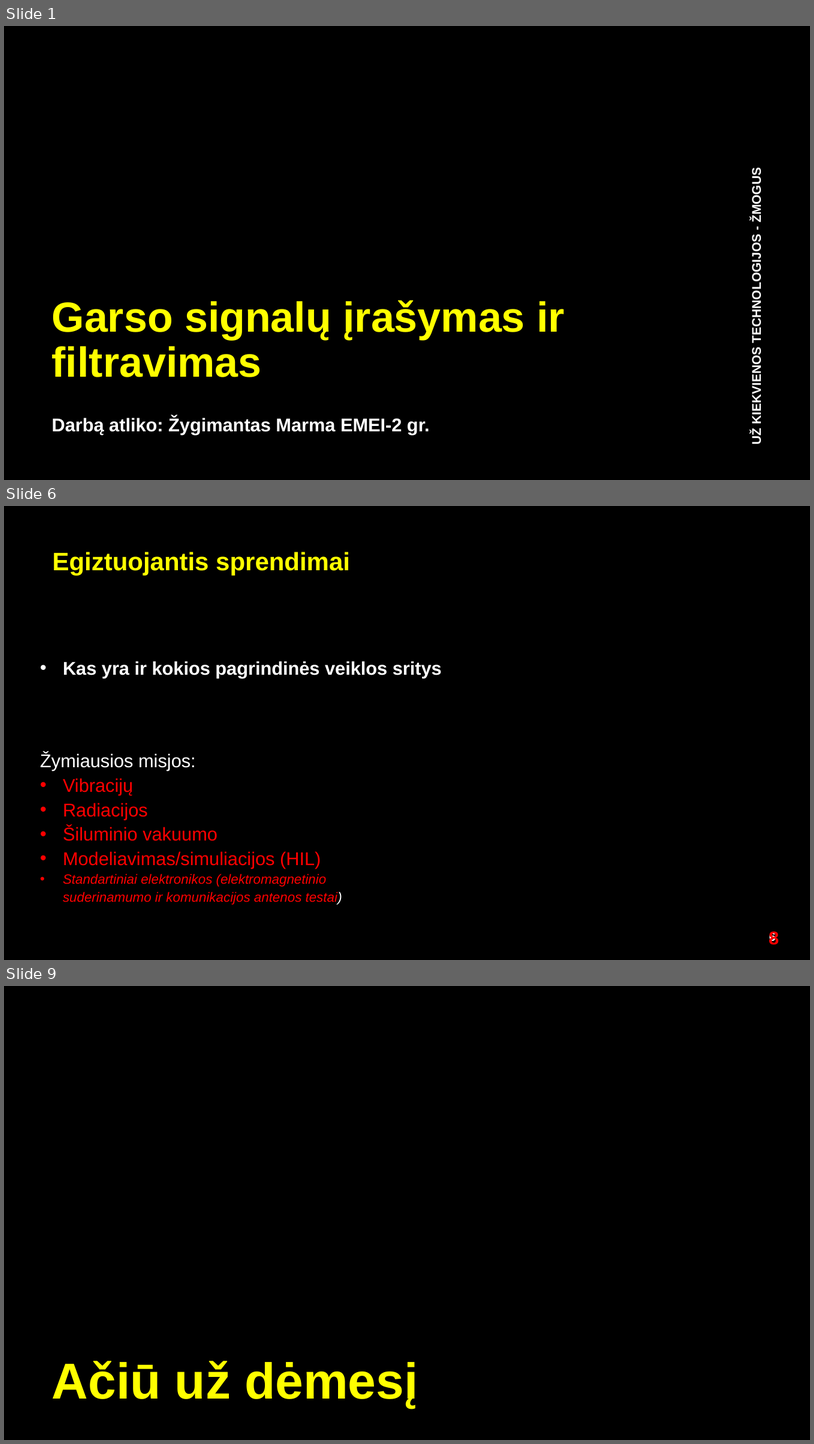
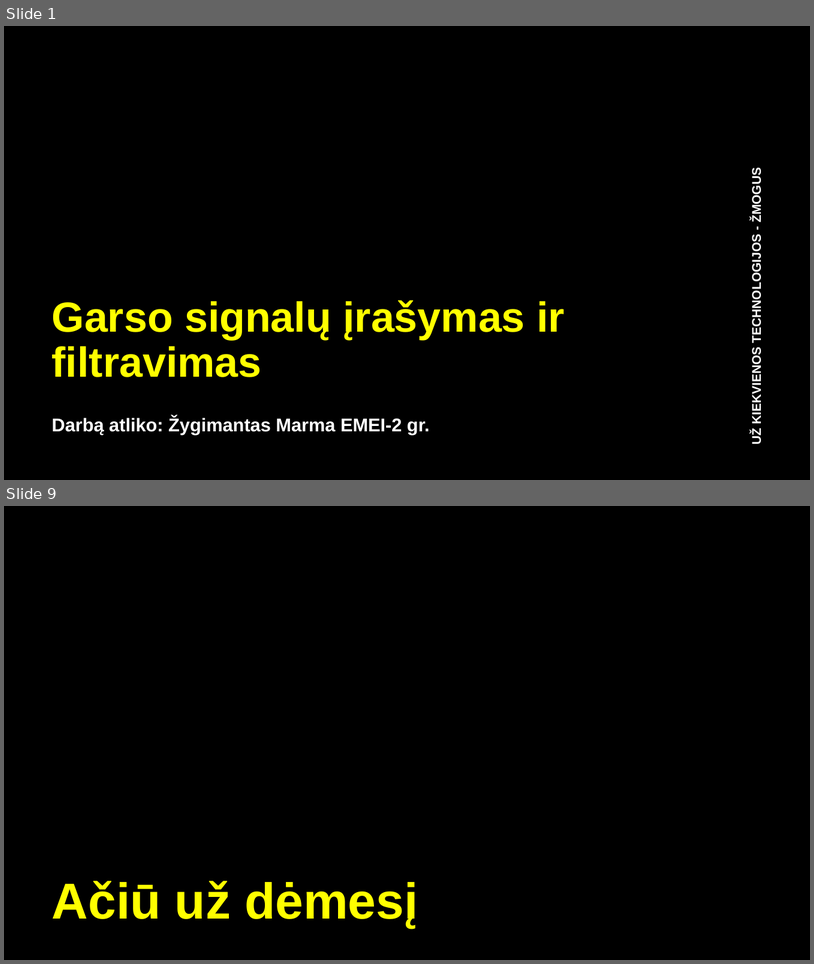
Before and after one commit to IamAidas/sem11-DSP, a slide deck: individualProject/audioProjectDsp_EEF.pptx. Shown one above the other, each under a label of ours: slides 1, 6 and 9 before the commit, slides 1 and 9 after it; the slides between them are not shown. The pictures are 814x1444 and 814x964 pixels, drawn with LibreOffice and Linux fonts; fonts in the diff are those of the drawing; background and template pictures are left out. Boxes give left, top, right and bottom in pixels: in the first picture for what was removed or moved away, otherwise in the second. Text is boxed around its words. In the diff, an @@ line names an element or a change of style, - is before the commit and + after.

```diff
--- a/individualProject/audioProjectDsp_EEF.pptx
+++ b/individualProject/audioProjectDsp_EEF.pptx
@@ slide 6 removed at [4, 506, 810, 960], background #000000 @@
@@ text removed at [53, 552, 350, 575] @@
-Egiztuojantis sprendimai
@@ text removed at [63, 661, 442, 678] @@
-• Kas yra ir kokios pagrindinės veiklos sritys
@@ text removed at [40, 753, 342, 904] @@
-Žymiausios misjos:
-• Vibracijų
-• Radiacijos
-• Šiluminio vakuumo
-• Modeliavimas/simuliacijos (HIL)
-• Standartiniai elektronikos (elektromagnetinio suderinamumo ir komunikacijos antenos testai)
@@ text removed at [769, 929, 779, 947] @@
-8
@@ page number removed at [770, 931, 776, 943] @@
-6
```
Also in this commit, not shown: 2 slides changed, 5 slides added, 4 other slides removed, 1 other file.
